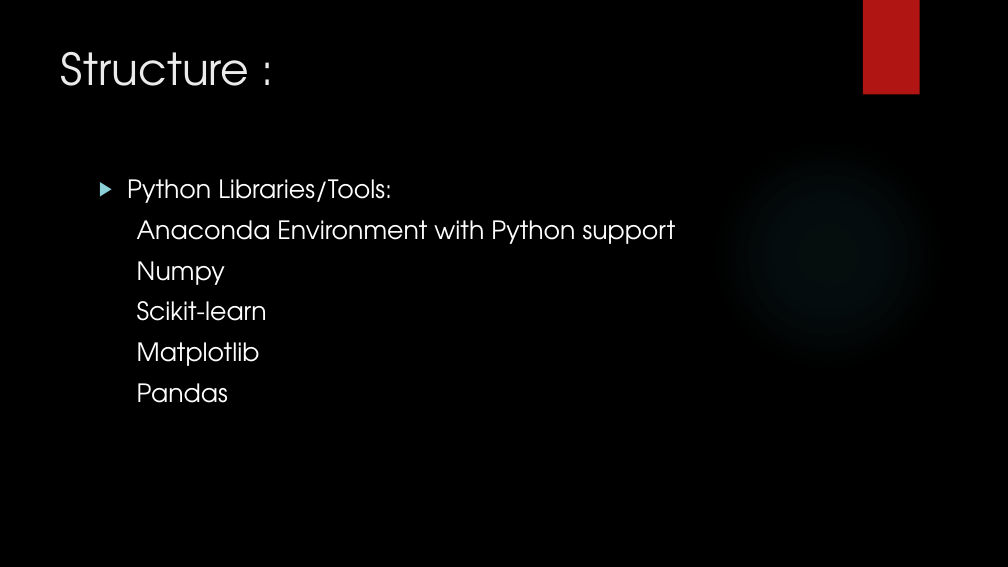
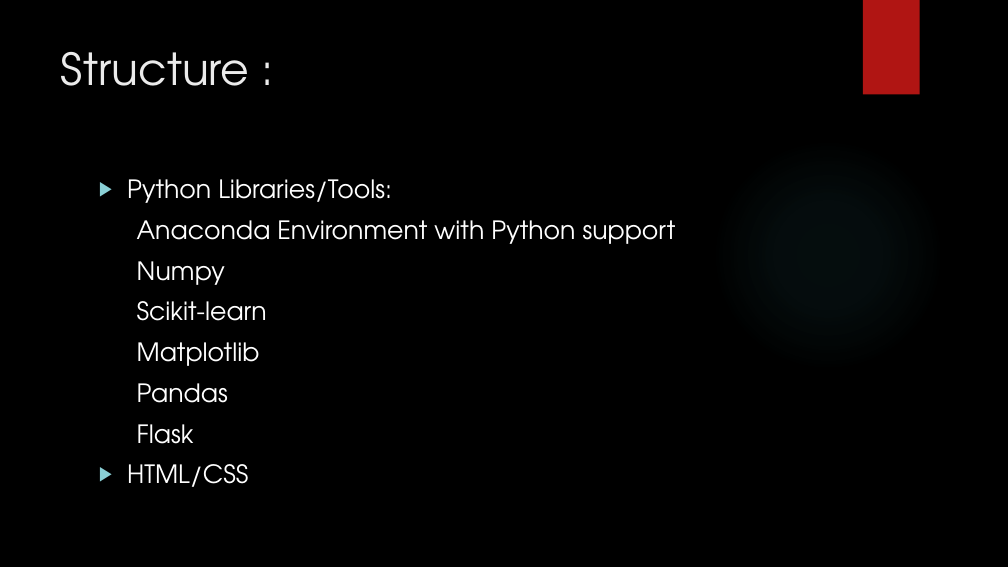
Before and after one commit to vikas-rathee/Web-Traffic-Analysis, a slide deck: slide 5 of Minor Project.pptx. Drawn at 1008x567 pixels with LibreOffice and Linux fonts; fonts in the diff are those of the drawing; background and template pictures are left out. Boxes give left, top, right and bottom in pixels: in the first picture for what was removed or moved away, otherwise in the second. Text is boxed around its words. In the diff, an @@ line names an element or a change of style, - is before the commit and + after.

```diff
--- a/Minor Project.pptx
+++ b/Minor Project.pptx
@@ text at (x1=127, y1=424, x2=248, y2=487): paragraphs added @@
+Flask
+▶ HTML/CSS
```
Also in this commit, not shown: 9 other slides changed.
